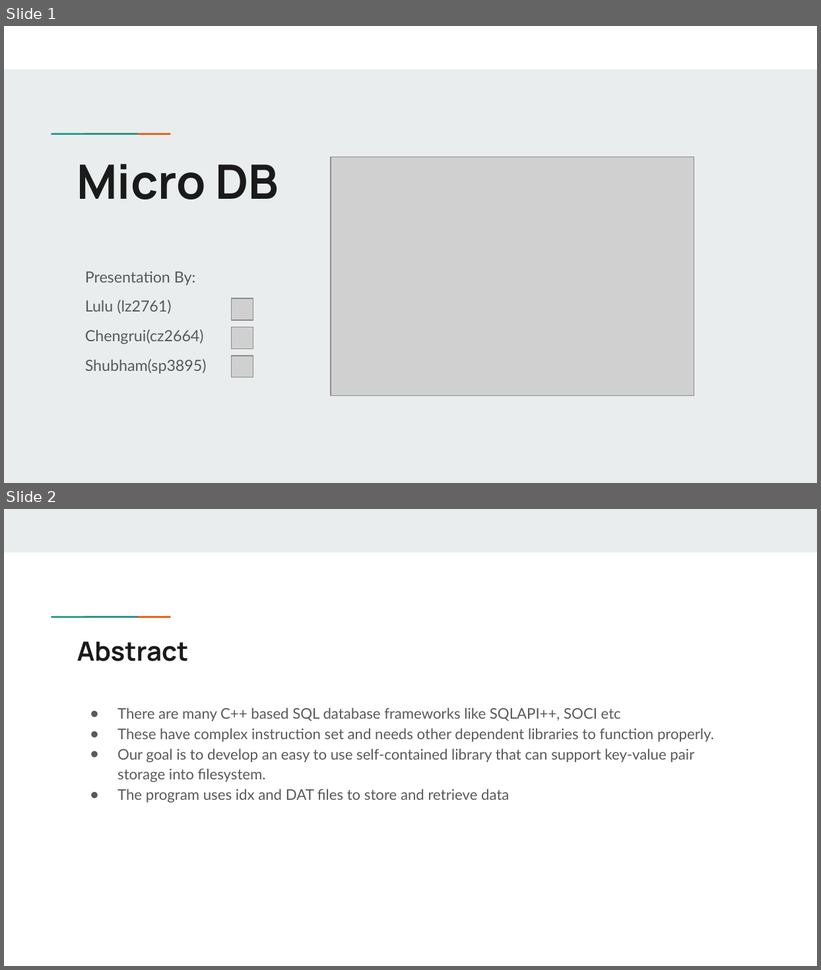
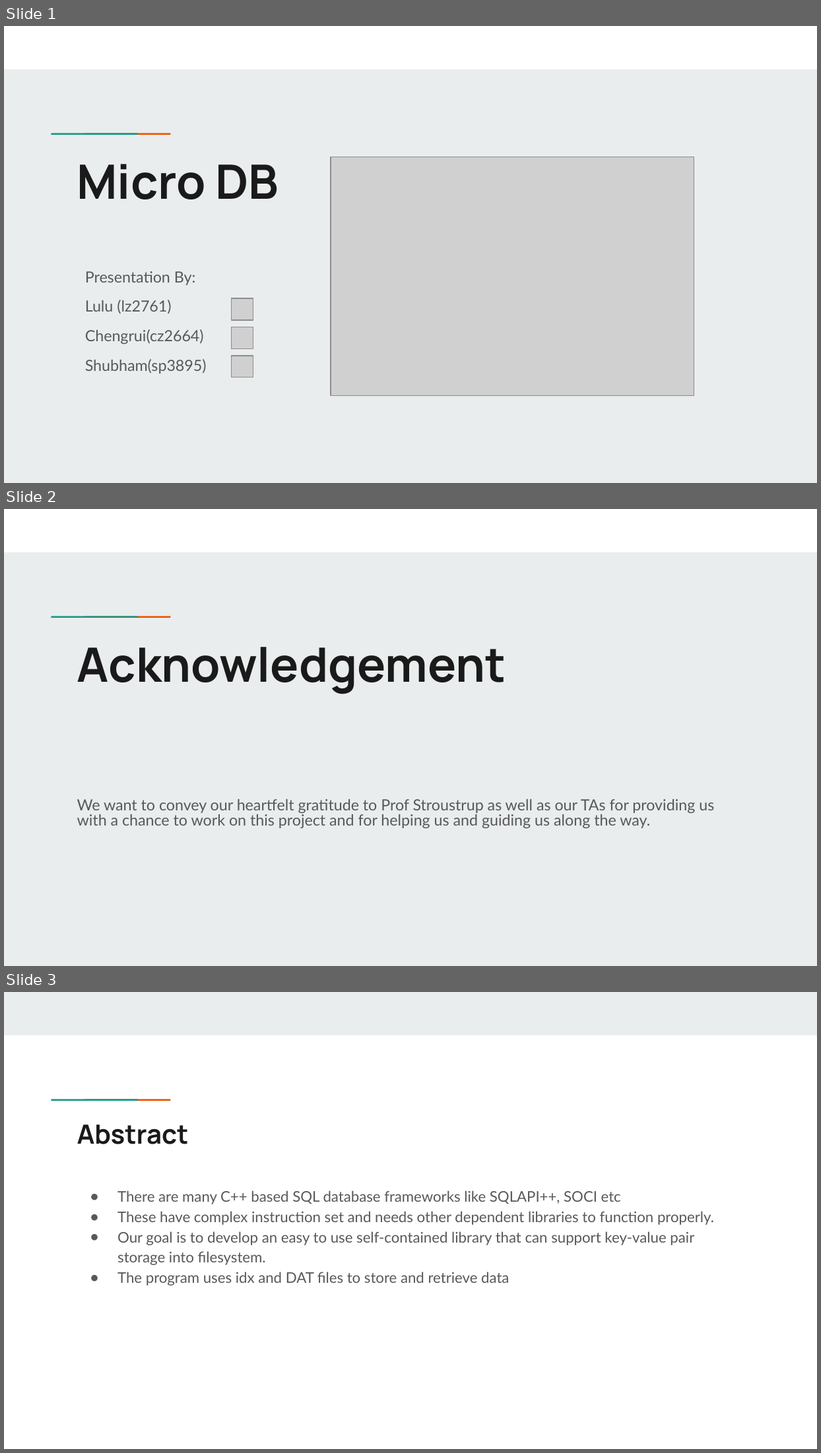
Before and after one commit to zhouchengrui/redisproj, a slide deck: MicroDB_Presentation.pptx. Shown one above the other, each under a label of ours: slides 1 and 2 before the commit, slides 1, 2 and 3 after it. The pictures are 821x970 and 821x1453 pixels, drawn with LibreOffice and Linux fonts; fonts in the diff are those of the drawing; grey boxes stand for pictures. Boxes give left, top, right and bottom in pixels: in the first picture for what was removed or moved away, otherwise in the second. Text is boxed around its words. In the diff, an @@ line names an element or a change of style, - is before the commit and + after.

```diff
--- a/MicroDB_Presentation.pptx
+++ b/MicroDB_Presentation.pptx
@@ slide 2 added at box(4, 509, 817, 966), background #E9EDEE; not listed: 3 template elements that a slide beside it also shows @@
@@ title added at box(77, 647, 506, 694), 42 pt, text #1A1A1A, bold @@
+Acknowledgement
@@ subtitle added at box(77, 799, 714, 828), 13.6 pt, text #595959 @@
+We want to convey our heartfelt gratitude to Prof Stroustrup as well as our TAs for providing us with a chance to work on this project and for helping us and guiding us along the way.
@@ what was slide 2 is now slide 3 @@
```
Also in this commit, not shown: 2 slides changed, 1 other slide added, 2 other files.
